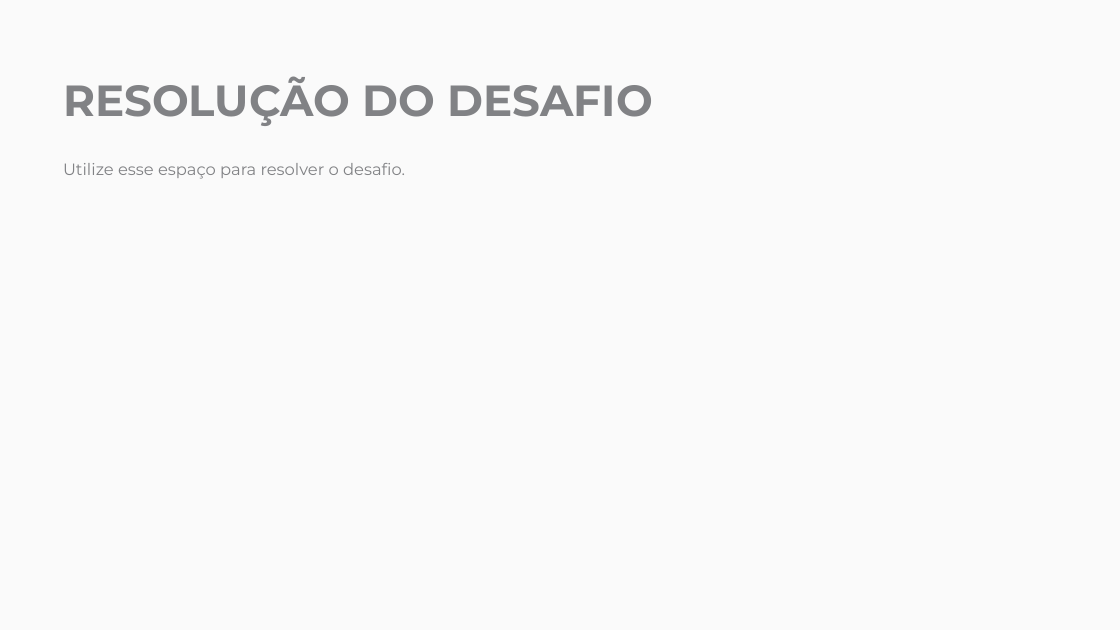
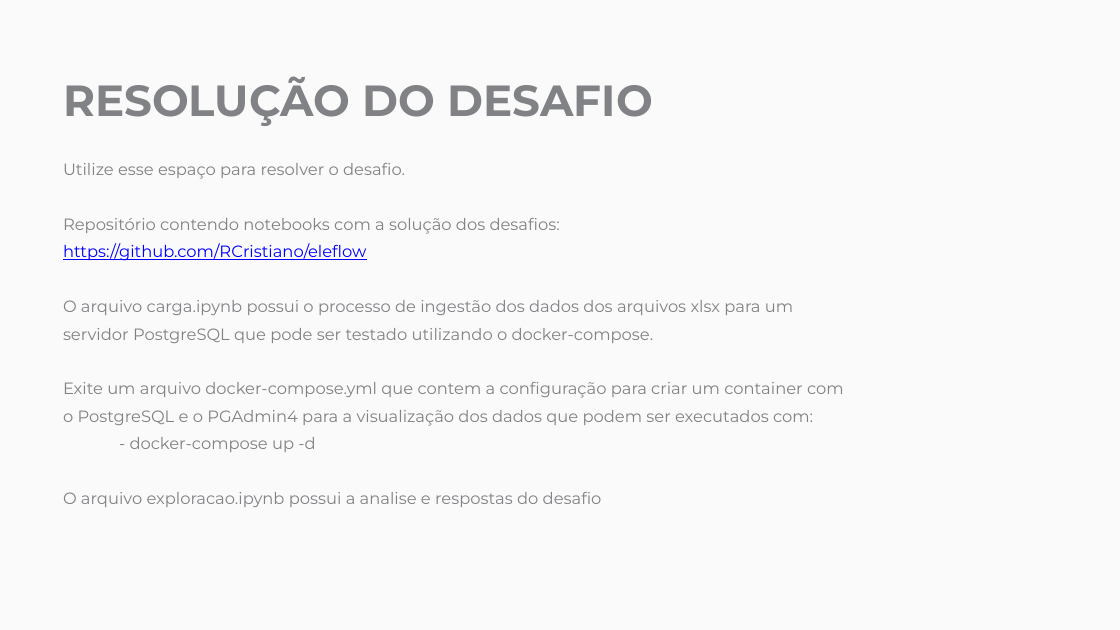
Before and after one commit to RCristiano/eleflow, a slide deck: slide 12 of raw/Processo Seletivo - Engenheiro de Dados - Eleflow.pptx. Drawn at 1120x630 pixels with LibreOffice and Linux fonts; fonts in the diff are those of the drawing; background and template pictures are left out. Boxes give left, top, right and bottom in pixels: in the first picture for what was removed or moved away, otherwise in the second. Text is boxed around its words. In the diff, an @@ line names an element or a change of style, - is before the commit and + after.

Commit message:
Update pptx

```diff
--- a/raw/Processo Seletivo - Engenheiro de Dados - Eleflow.pptx
+++ b/raw/Processo Seletivo - Engenheiro de Dados - Eleflow.pptx
@@ text at <box>63,218,844,507</box>: paragraphs added @@
+Repositório contendo notebooks com a solução dos desafios: https://github.com/RCristiano/eleflow
+O arquivo carga.ipynb possui o processo de ingestão dos dados dos arquivos xlsx para um servidor PostgreSQL que pode ser testado utilizando o docker-compose.
+Exite um arquivo docker-compose.yml que contem a configuração para criar um container com o PostgreSQL e o PGAdmin4 para a visualização dos dados que podem ser executados com:
+- docker-compose up -d
+O arquivo exploracao.ipynb possui a analise e respostas do desafio
```
